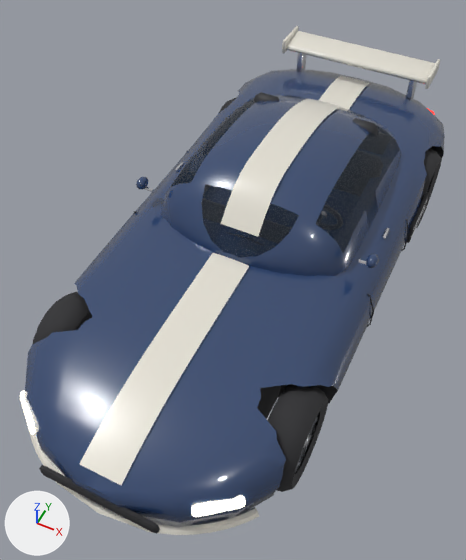
The glTF model public/assets/vehicles/esportivo.glb, before and after one commit.
Camera for both pictures: a camera (50 mm lens) standing at (1.37, -3.21, 3.97) and looking at (-0.02, -0.44, 0.51). The lights are fixed; the arrows at lower left show +X, +Y and +Z. The picture after the commit comes second. Where no turn or scale is listed for an object, it has been applied to the vertices. Vertices at exactly the same position are counted once.

Names of what the first picture shows: 'body', 'wheel_FL_mesh', 'wheel_FR_mesh', 'wheel_RL_mesh' and 1 more.
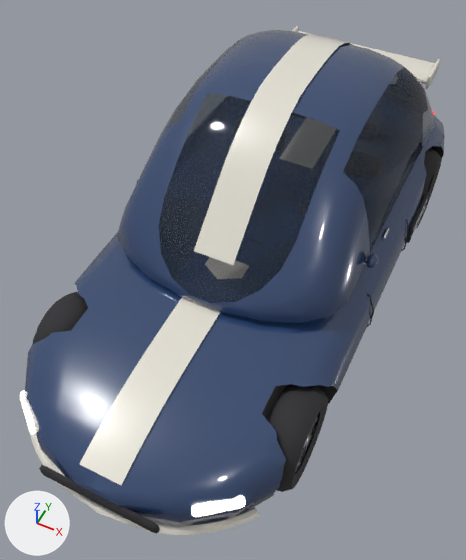
The change, as a list of edits to the scene's bpy script:
```text
Change me_body:
    used by ob_body; location = (0.0, 0.0, 0.0)
    remove me_body.from_pydata(...)  # 2638 vertices, 5103 faces; spans x -1.0..1.0, y -2.22..2.23, z 0.14..1.21
    add me_body.from_pydata(...)  # 2729 vertices, 5278 faces; spans x -1.0..1.0, y -2.22..2.23, z 0.14..1.71
    me_body part 1: the loose piece of 360 vertices spanning x -0.75..0.75, y -0.5..1.4, z 0.64..1.2 is rebuilt with 456 vertices and now spans x -0.84..0.84, y -0.94..1.94, z 0.78..1.7
    me_body part 2: a new loose piece of 84 vertices spanning x -0.14..0.14, y -0.75..1.6, z 1.03..1.71, in mat_accent (white #e6e2d6)
    me_body part 3: the loose piece of 68 vertices spanning x -0.14..0.14, y -0.38..1.25, z 0.95..1.21 is deleted
    me_body part 4: 1 vertex moved within x 0.6, y -1.35, z 0.15; 21 vertices removed from x 0.6..0.63, y -1.68..-0.92, z 0.15..0.72; 17 vertices added at x 0.66, y -1.68..-0.92, z 0.16..0.71
    me_body part 5: 6 vertices moved from x -0.6, y -1.68..-0.94, z 0.15..0.65 to x -0.66..-0.6, y -1.68..-0.94, z 0.15..0.65; 15 vertices removed from x -0.63..-0.6, y -1.66..-0.92, z 0.15..0.72; 12 vertices added at x -0.66, y -1.66..-0.92, z 0.16..0.71
    other edits to the shape of me_body do not show in these pictures
```

Location of each change, (x1, y1, x2, y2) in pixels of the pictures (466 x 560 px; the box of a moved part takes in the faces that stretch with it):
part 1 of me_body, rebuilt (32% wider, 61% taller): before (161, 94, 401, 276); after (117, 30, 435, 323)
part 2 of me_body, added: after (194, 34, 352, 265)
part 3 of me_body, deleted: before (221, 99, 340, 237)
part 4 of me_body, moved or reshaped: before (254, 330, 338, 453); after (225, 347, 338, 435)
part 5 of me_body, moved or reshaped: before (42, 269, 132, 353); after (53, 262, 105, 363)
